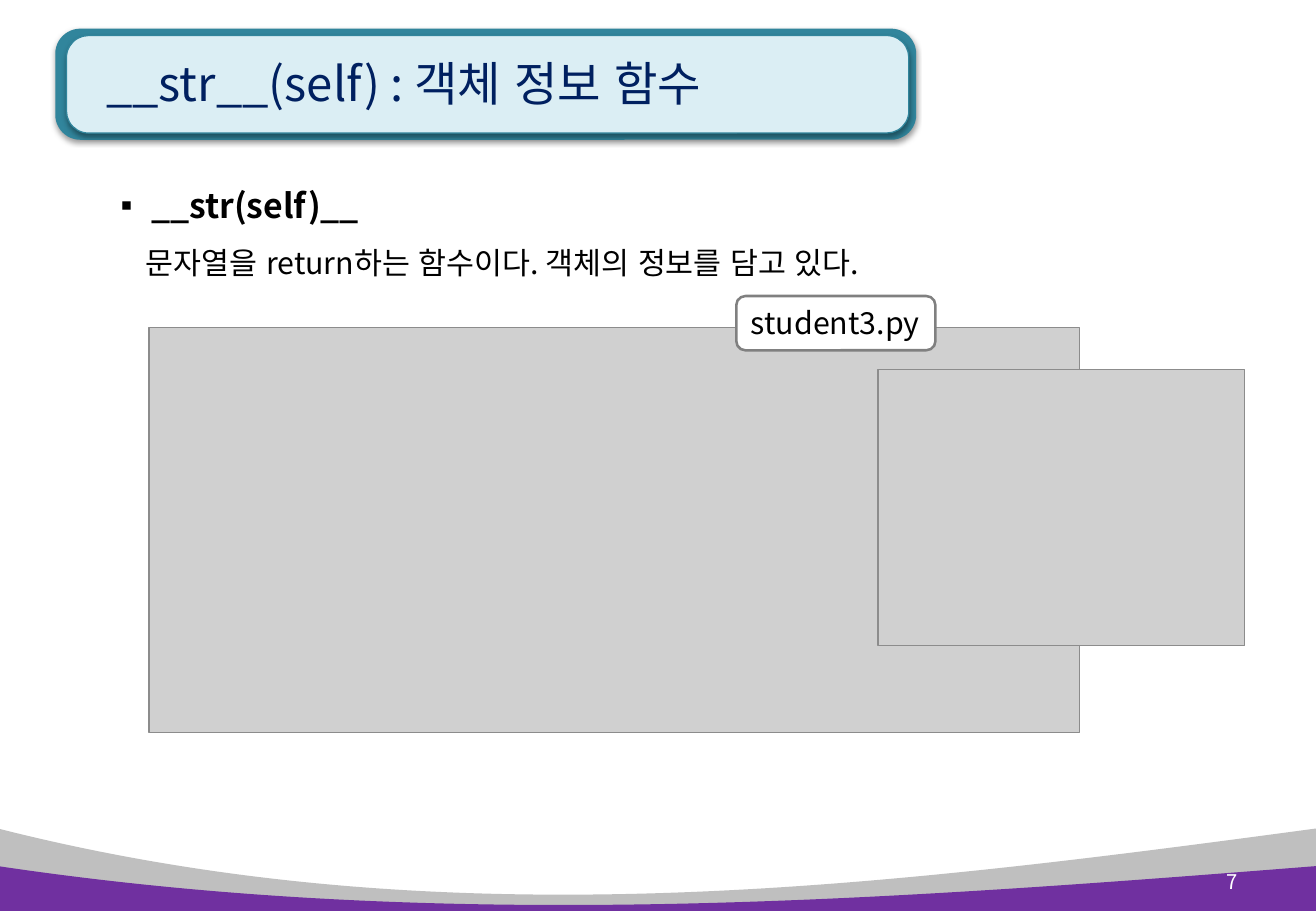
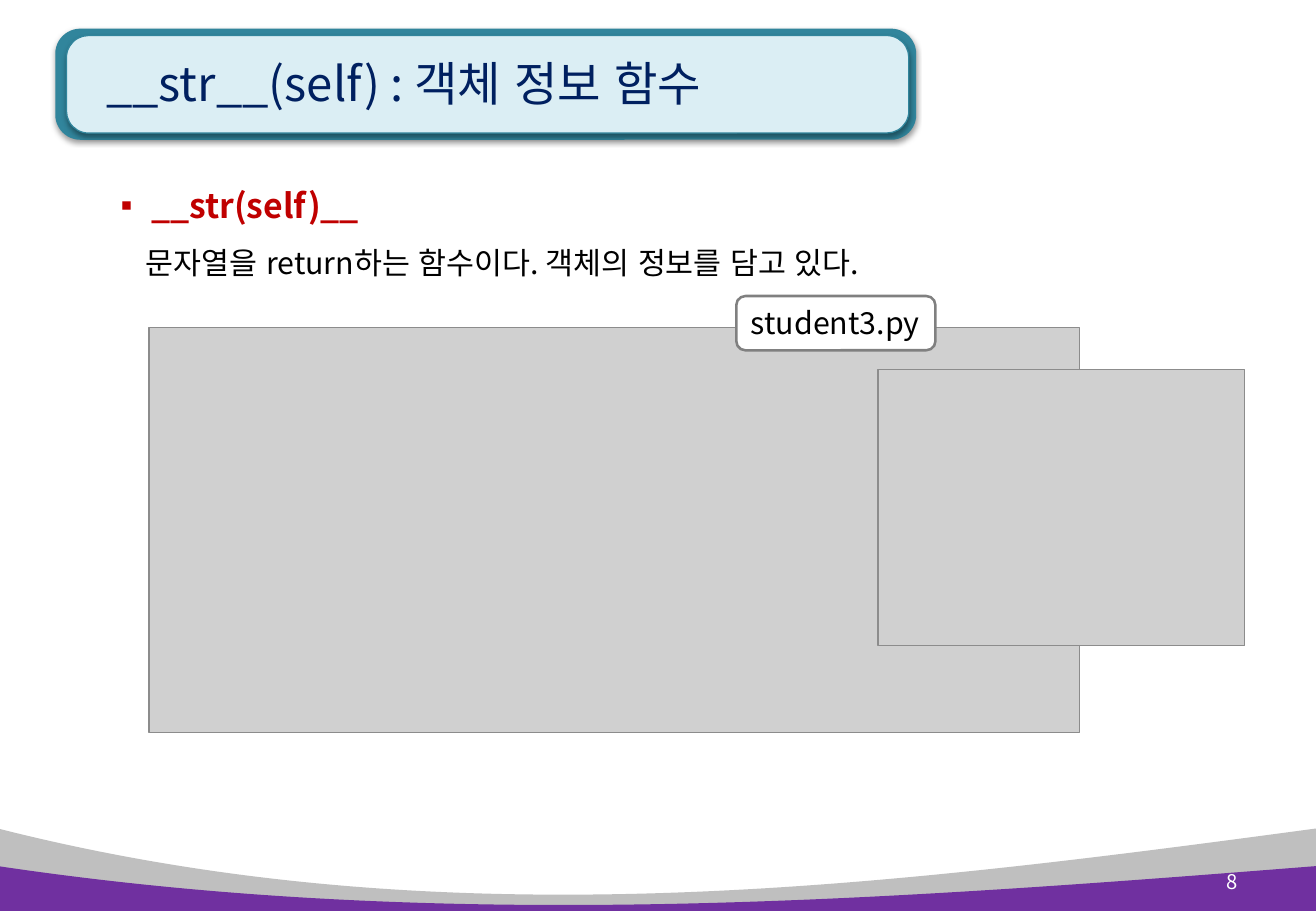
Before and after one commit to kiyongee2/green_project_web, a slide deck: slide 8 of python_ppt/Python 7장. 클래스와 상속 .pptx (slide 7 before the commit). Drawn at 1316x911 pixels with LibreOffice and Linux fonts; fonts in the diff are those of the drawing; grey boxes stand for pictures. Boxes give left, top, right and bottom in pixels: in the first picture for what was removed or moved away, otherwise in the second. Text is boxed around its words. In the diff, an @@ line names an element or a change of style, - is before the commit and + after.

```diff
--- a/python_ppt/Python 7장. 클래스와 상속 .pptx
+++ b/python_ppt/Python 7장. 클래스와 상속 .pptx
@@ text at [151, 190, 359, 225]: text colour #000000 to #C00000 in "__str(self)__" @@
@@ page number at [1227, 868, 1238, 889]: text changed @@
-7
+8
```
Also in this commit, not shown: 3 other slides changed, 1 slide added.
